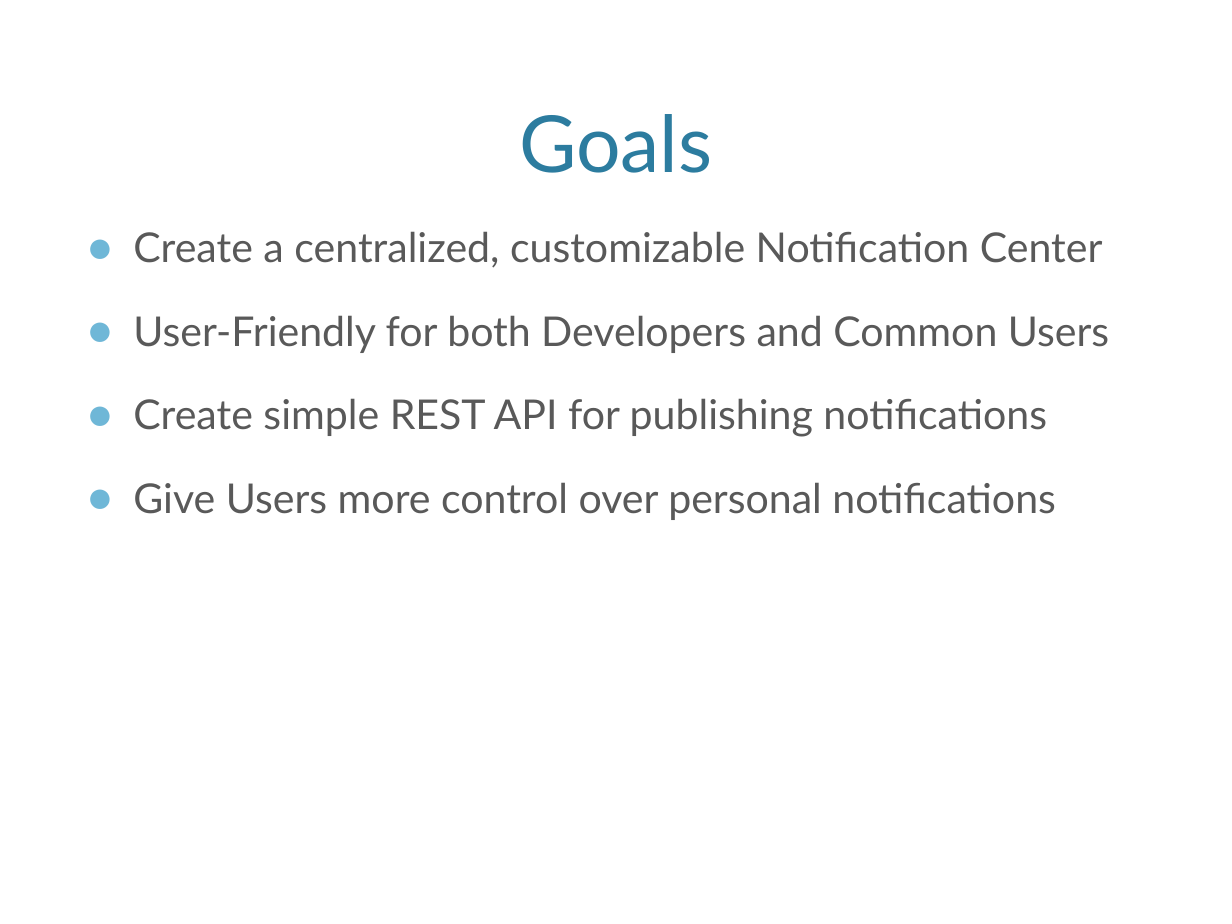
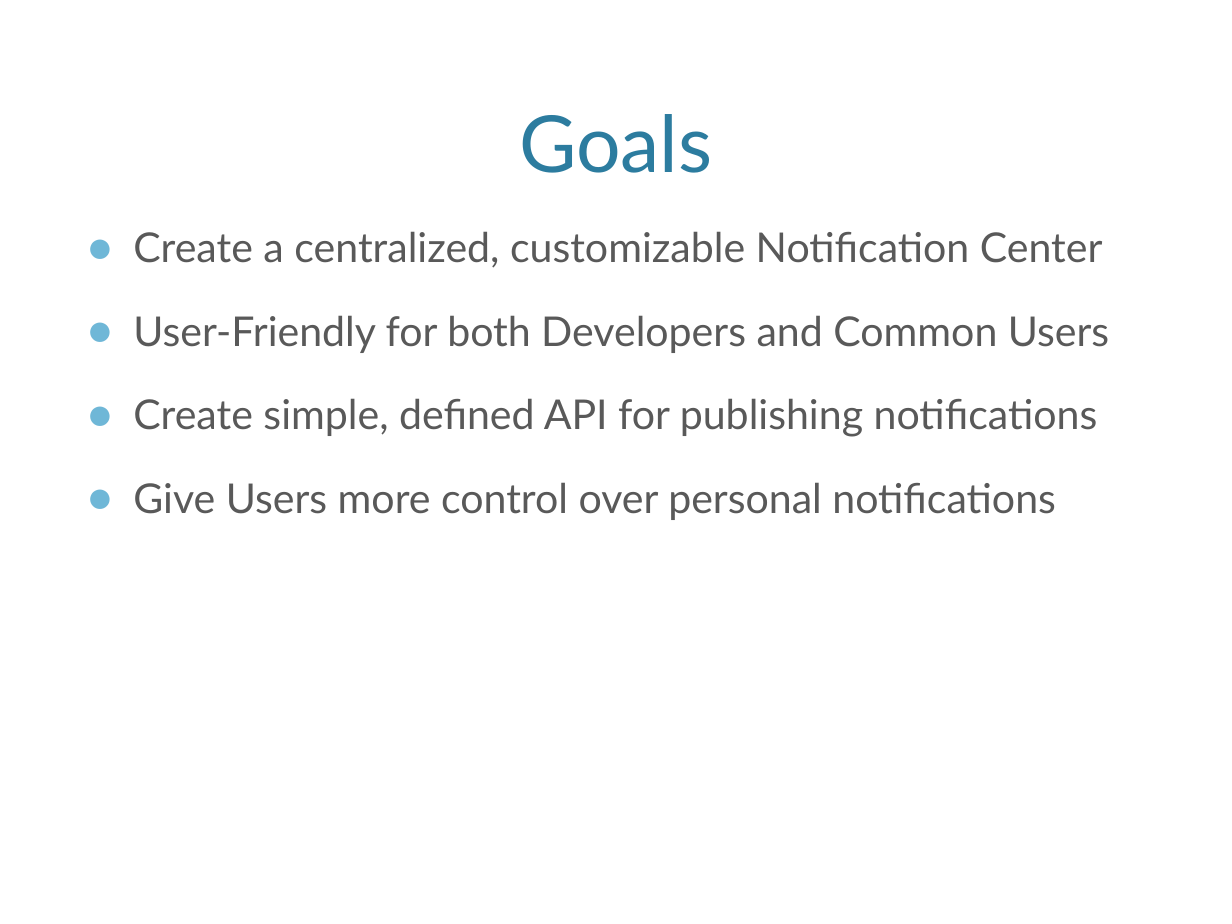
Before and after one commit to mlbvsnba/OOSE, a slide deck: slide 4 of presentations/FinalOOSEPres1.pptx. Drawn at 1232x924 pixels with LibreOffice and Linux fonts; fonts in the diff are those of the drawing; background and template pictures are left out. Boxes give left, top, right and bottom in pixels: in the first picture for what was removed or moved away, otherwise in the second. Text is boxed around its words. In the diff, an @@ line names an element or a change of style, - is before the commit and + after.

```diff
--- a/presentations/FinalOOSEPres1.pptx
+++ b/presentations/FinalOOSEPres1.pptx
@@ text at bbox=[133, 398, 1098, 437]: text changed @@
-● Create simple REST API for publishing notifications
+● Create simple, defined API for publishing notifications
```
Also in this commit, not shown: 4 other slides changed.
